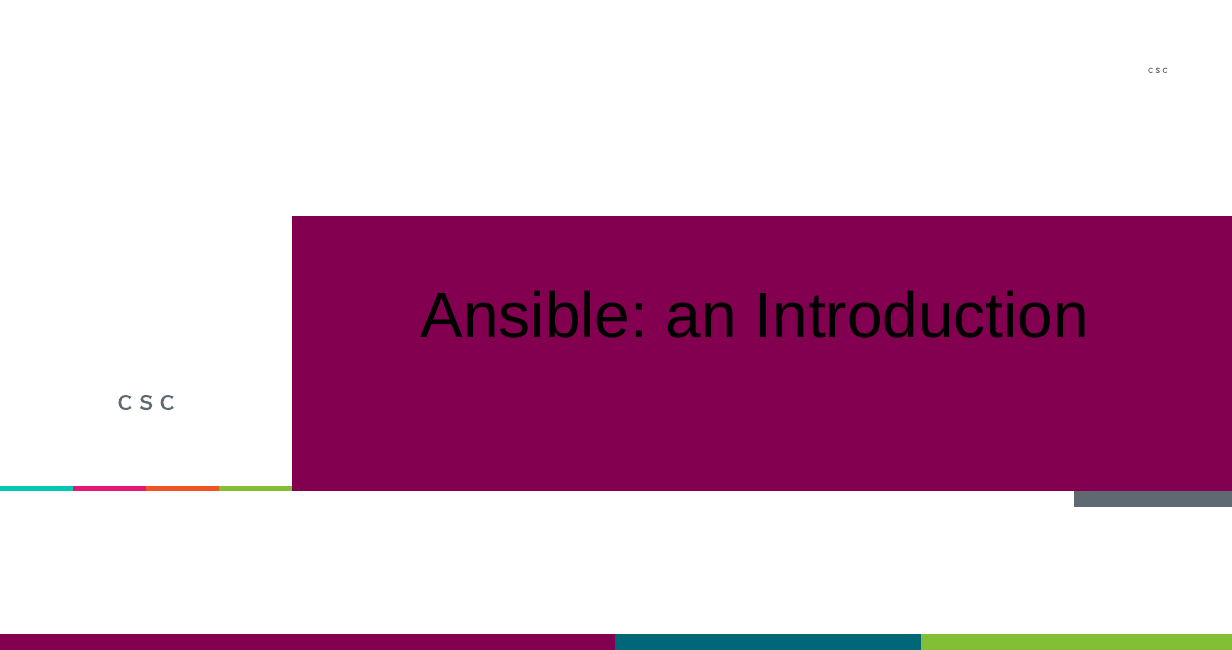
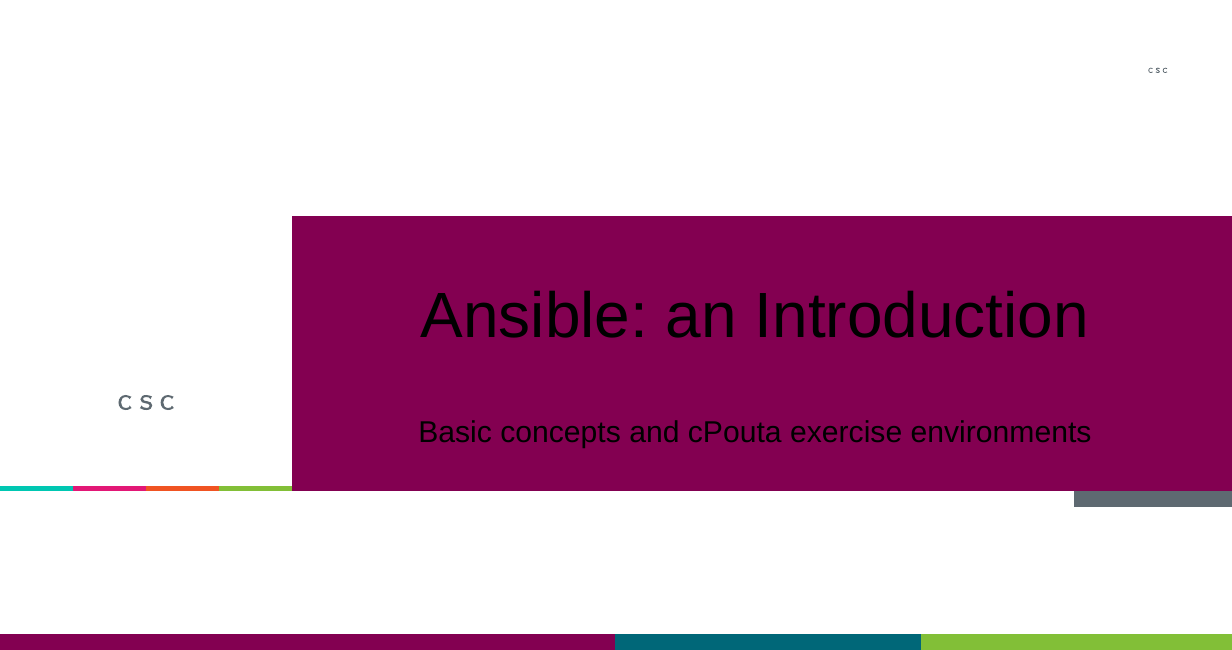
Before and after one commit to CSCfi/ansible-workshops, a slide deck: slide 1 of intro-workshop/Ansible_Intro_Workshop.odp. Drawn at 1232x650 pixels with LibreOffice and Linux fonts; fonts in the diff are those of the drawing; background and template pictures are left out. Boxes give left, top, right and bottom in pixels: in the first picture for what was removed or moved away, otherwise in the second. Text is boxed around its words. In the diff, an @@ line names an element or a change of style, - is before the commit and + after.

Commit message:
More PPT fine-tuning

```diff
--- a/intro-workshop/Ansible_Intro_Workshop.odp
+++ b/intro-workshop/Ansible_Intro_Workshop.odp
@@ subtitle added at <box>418,420,1092,448</box>, 17.6 pt, text #000000 @@
+Basic concepts and cPouta exercise environments
```
